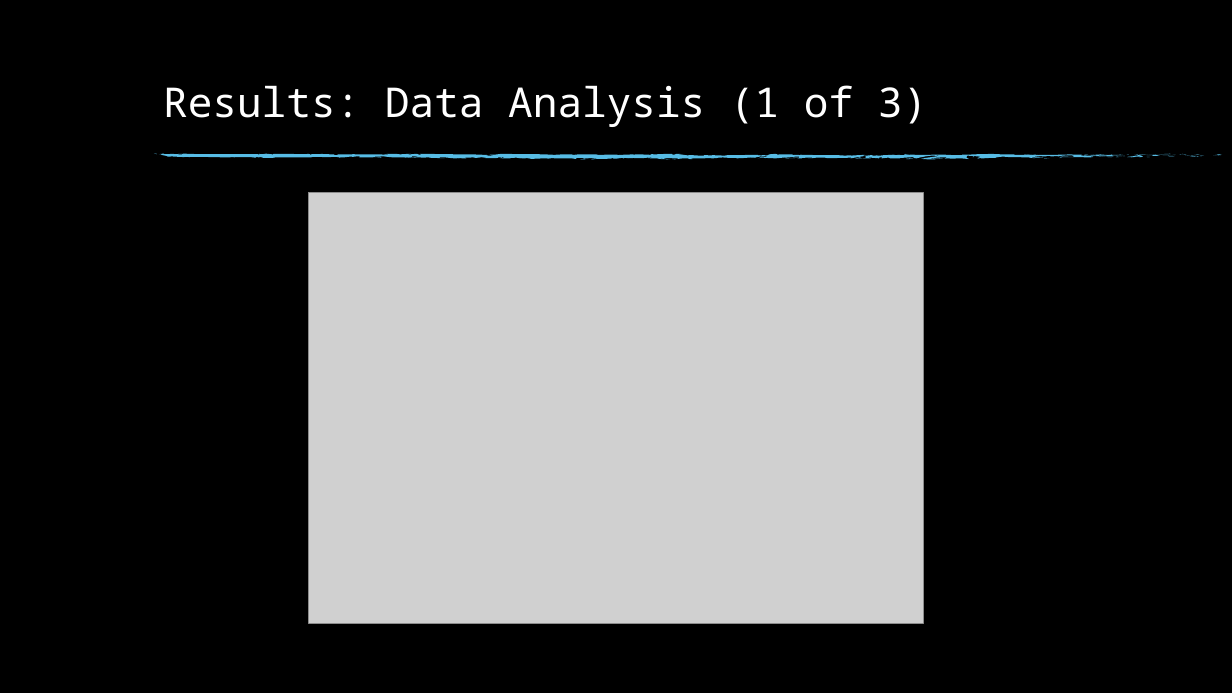
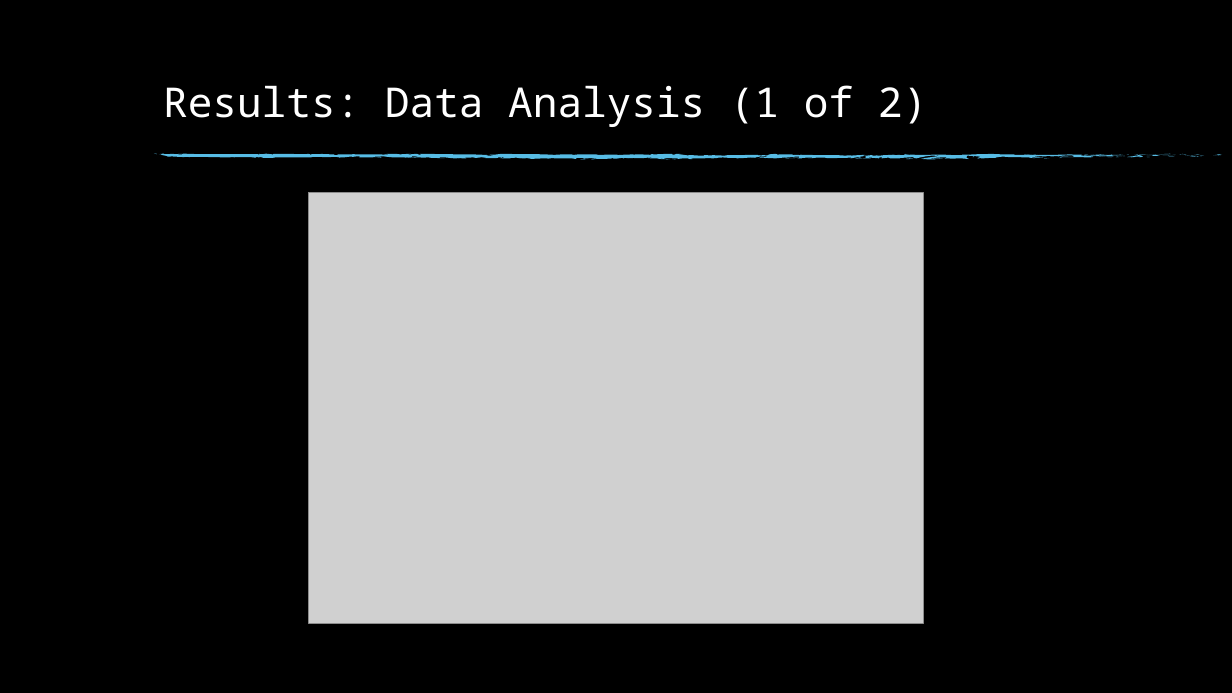
Before and after one commit to msnyde8/Graduate_Project-Upset_Potential, a slide deck: slide 7 of Upset Potential in the NFL.pptx. Drawn at 1232x693 pixels with LibreOffice and Linux fonts; fonts in the diff are those of the drawing; grey boxes stand for pictures; background and template pictures are left out. Boxes give left, top, right and bottom in pixels: in the first picture for what was removed or moved away, otherwise in the second. Text is boxed around its words. In the diff, an @@ line names an element or a change of style, - is before the commit and + after.

```diff
--- a/Upset Potential in the NFL.pptx
+++ b/Upset Potential in the NFL.pptx
@@ title at bbox=[163, 85, 927, 127]: text changed @@
-Results: Data Analysis (1 of 3)
+Results: Data Analysis (1 of 2)
```
Also in this commit, not shown: 5 other slides changed, 3 slides removed, 6 other files.
